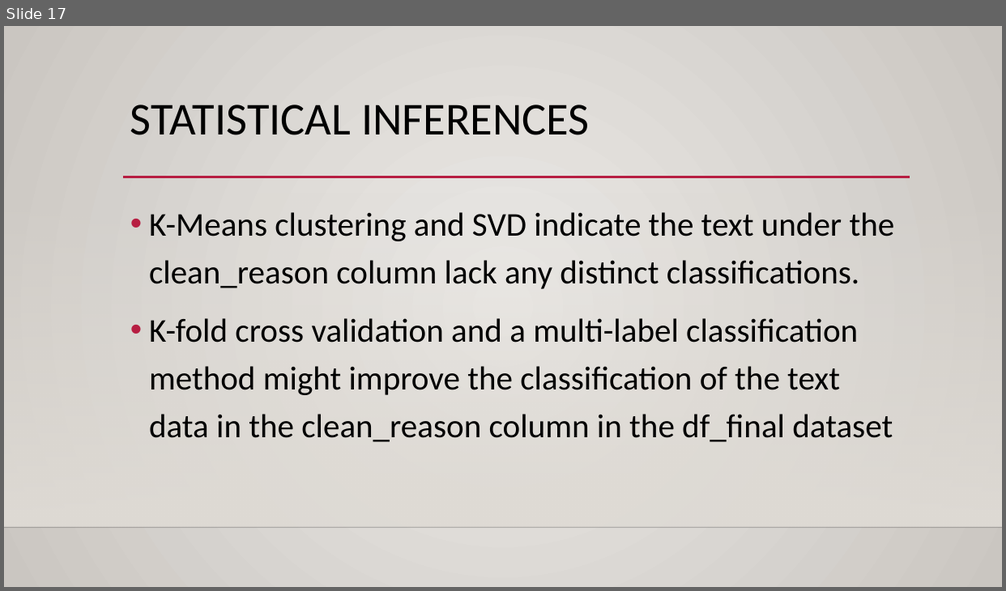
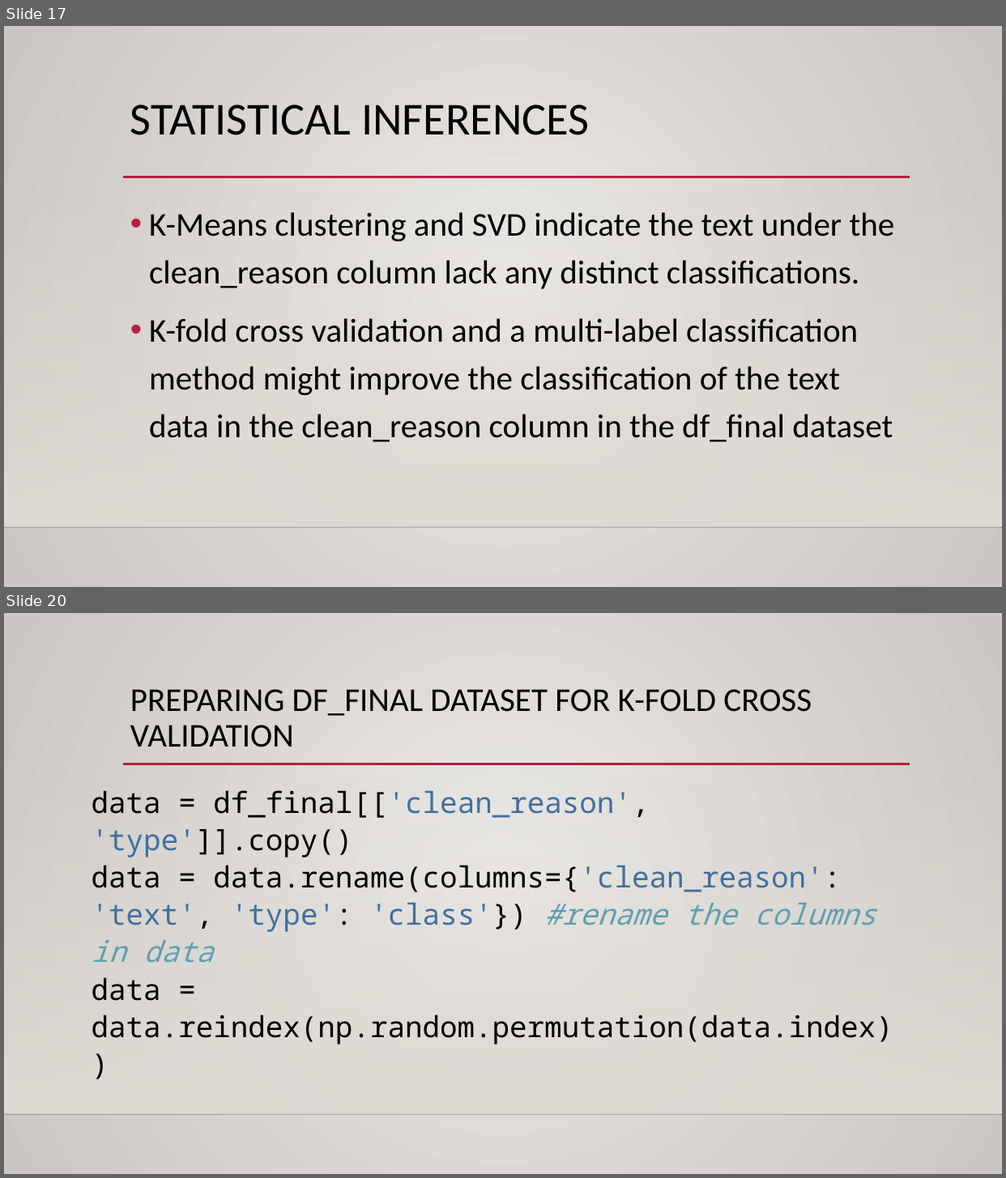
Before and after one commit to mlliu-github/Springboard-Data-Science-Career-Track, a slide deck: Capstone Project 1/Capstone Project 1 Presentation.pptx. Shown one above the other, each under a label of ours: slide 17 before the commit, slides 17 and 20 after it; the slides between them are not shown. The pictures are 1006x591 and 1006x1178 pixels, drawn with LibreOffice and Linux fonts; fonts in the diff are those of the drawing; background and template pictures are left out. Boxes give left, top, right and bottom in pixels: in the first picture for what was removed or moved away, otherwise in the second. Text is boxed around its words. In the diff, an @@ line names an element or a change of style, - is before the commit and + after.

```diff
--- a/Capstone Project 1/Capstone Project 1 Presentation.pptx
+++ b/Capstone Project 1/Capstone Project 1 Presentation.pptx
@@ slide 20 added at bbox=[4, 613, 1002, 1174], background gradient #ECEAE7 to #CAC7C1; not listed: 3 template elements that a slide beside it also shows @@
@@ title added at bbox=[130, 689, 812, 747], 32 pt, text #000000 @@
+PREPARING DF_FINAL DATASET FOR K-FOLD CROSS VALIDATION
@@ text added at bbox=[91, 790, 893, 1045], 28 pt, text #000000 @@
+data = df_final[['clean_reason', 'type']].copy()
+data = data.rename(columns={'clean_reason': 'text', 'type': 'class'}) #rename the columns in data
+data = data.reindex(np.random.permutation(data.index))
```
Also in this commit, not shown: 19 other slides added.
